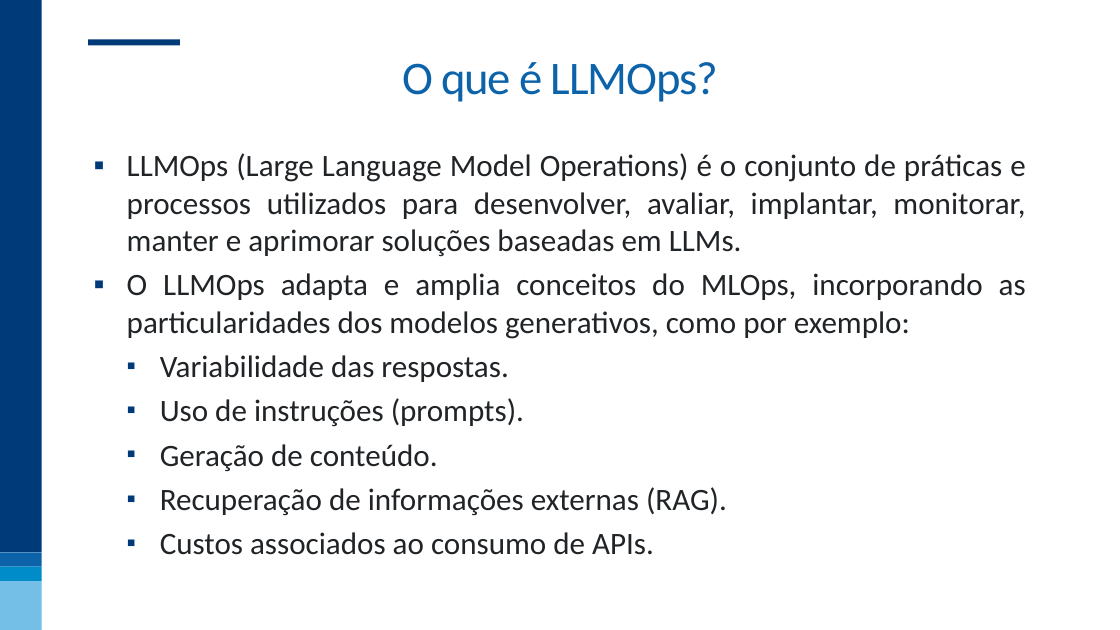
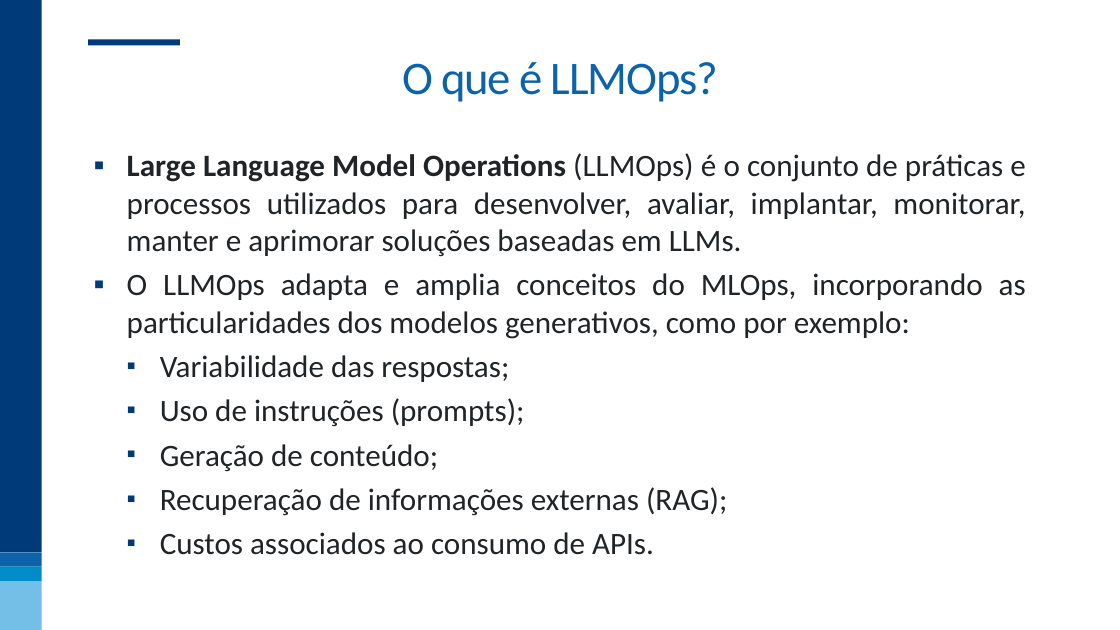
Before and after one commit to nogueira-cavalcante/fgv, a slide deck: slide 17 of MLOps e Versionamento/apresentações/02 - LLMOps e Versionamento.pptx. Drawn at 1120x630 pixels with LibreOffice and Linux fonts; fonts in the diff are those of the drawing; background and template pictures are left out. Boxes give left, top, right and bottom in pixels: in the first picture for what was removed or moved away, otherwise in the second. Text is boxed around its words. In the diff, an @@ line names an element or a change of style, - is before the commit and + after.

Commit message:
revisão completa da apresentação de LLMOps

```diff
--- a/MLOps e Versionamento/apresentações/02 - LLMOps e Versionamento.pptx
+++ b/MLOps e Versionamento/apresentações/02 - LLMOps e Versionamento.pptx
@@ text at box(127, 153, 1025, 257): text changed @@
-▪ LLMOps (Large Language Model Operations) é o conjunto de práticas e processos utilizados para desenvolver, avaliar, implantar, monitorar, manter e aprimorar soluções baseadas em LLMs.
+▪ Large Language Model Operations (LLMOps) é o conjunto de práticas e processos utilizados para desenvolver, avaliar, implantar, monitorar, manter e aprimorar soluções baseadas em LLMs.
@@ text at box(160, 355, 727, 515): text changed @@
-  ▪ Variabilidade das respostas.
-  ▪ Uso de instruções (prompts).
-  ▪ Geração de conteúdo.
-  ▪ Recuperação de informações externas (RAG).
+  ▪ Variabilidade das respostas;
+  ▪ Uso de instruções (prompts);
+  ▪ Geração de conteúdo;
+  ▪ Recuperação de informações externas (RAG);
```
Also in this commit, not shown: 24 other slides changed.
